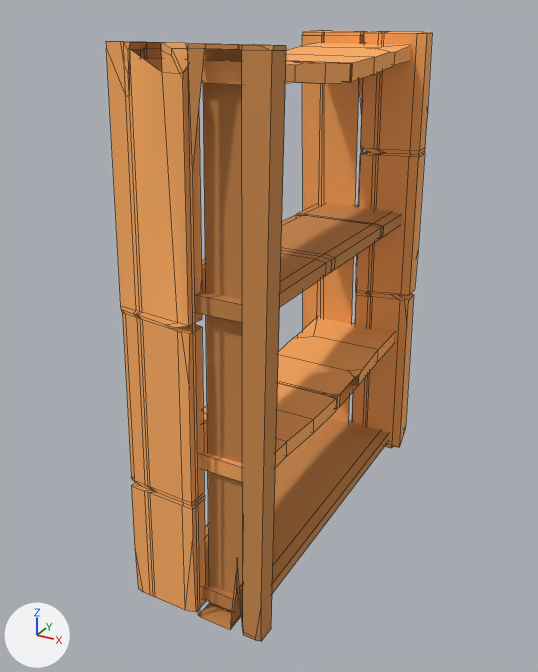
One commit to the FBX model Project-Maximus/Art Assets/Low Poly Wood Shelf No Back.fbx: the scene before it, then after it.
Before and after are seen from a 50 mm lens placed at (1.72, -2.09, 2.21), pointed at (0.2, 0.68, 0.82). The lights are fixed; the arrows at lower left show +X, +Y and +Z. Mesh edges are drawn as thin lines. Where no turn or scale is listed for an object, it has been applied to the vertices. Vertices at the same position are counted once.

The first picture shows 'Wood Shelf No Back'.
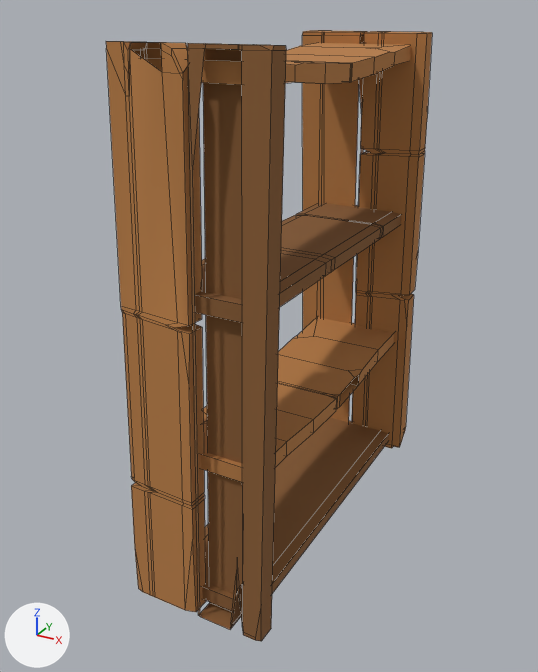
The change, as a list of edits to the scene's bpy script:
```text
Add mat_light_wood_final:
    mat_light_wood_final = principled_material('Light Wood Final')
    mat_light_wood_final.base_color = (0.467, 0.199, 0.0578)  # orange #b67b44
    mat_light_wood_final.roughness = 1.0
Add mat_dark_wood_final:
    mat_dark_wood_final = principled_material('Dark Wood Final')
    mat_dark_wood_final.base_color = (0.246, 0.107, 0.0329)  # brown #885c33
    mat_dark_wood_final.roughness = 1.0
Change me_cube_009:
    where me_cube_009.from_pydata(...)  # 572 vertices, 468 faces; spans x -0.33..0.31, y -0.87..0.88, z -0.07..2.21
    used by ob_wood_shelf_no_back; location = (0.272, 0.783, -0.107)
    me_cube_009 part 1: all 106 faces that had it switch from mat_dark_wood_color_wood_color (orange #ca894c) to mat_dark_wood_final (brown #885c33)
    me_cube_009 part 2: all 362 faces that had it switch from mat_light_color_wood_re (orange #ffad5f) to mat_light_wood_final (orange #b67b44)
```

What differs and where, as boxes (x1, y1, x2, y2) in the pictures (538 x 672 px):
part 1 of me_cube_009, recoloured
    both: (188, 43, 401, 641)
part 2 of me_cube_009, recoloured (orange to brown)
    both: (106, 30, 432, 612)
